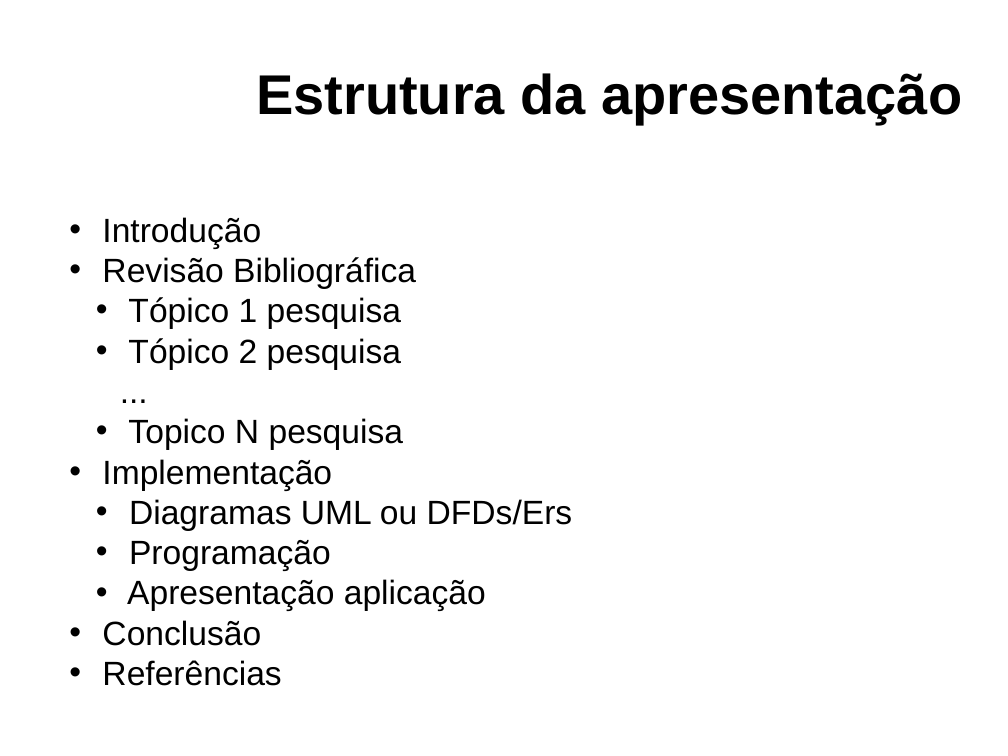
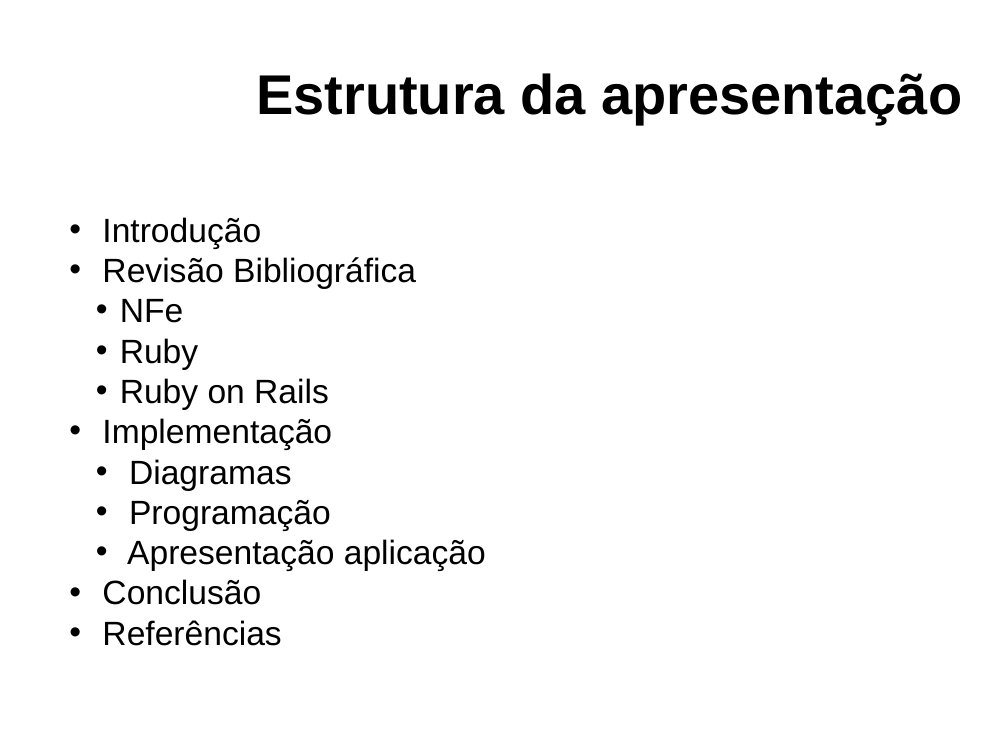
Before and after one commit to clairton/crh, a slide deck: slide 2 of slides.odp. Drawn at 1008x756 pixels with LibreOffice and Linux fonts; fonts in the diff are those of the drawing; background and template pictures are left out. Boxes give left, top, right and bottom in pixels: in the first picture for what was removed or moved away, otherwise in the second. Text is boxed around its words. In the diff, an @@ line names an element or a change of style, - is before the commit and + after.

```diff
--- a/slides.odp
+++ b/slides.odp
@@ text at (120, 299, 329, 410): text changed @@
-  • Tópico 1 pesquisa
-  • Tópico 2 pesquisa
-  ...
-  • Topico N pesquisa
+  • NFe
+  • Ruby
+  • Ruby on Rails
@@ text at (129, 459, 291, 491): text changed @@
-  • Diagramas UML ou DFDs/Ers
+  • Diagramas
```
Also in this commit, not shown: 4 other slides changed, 4 slides added, 1 slide removed.
